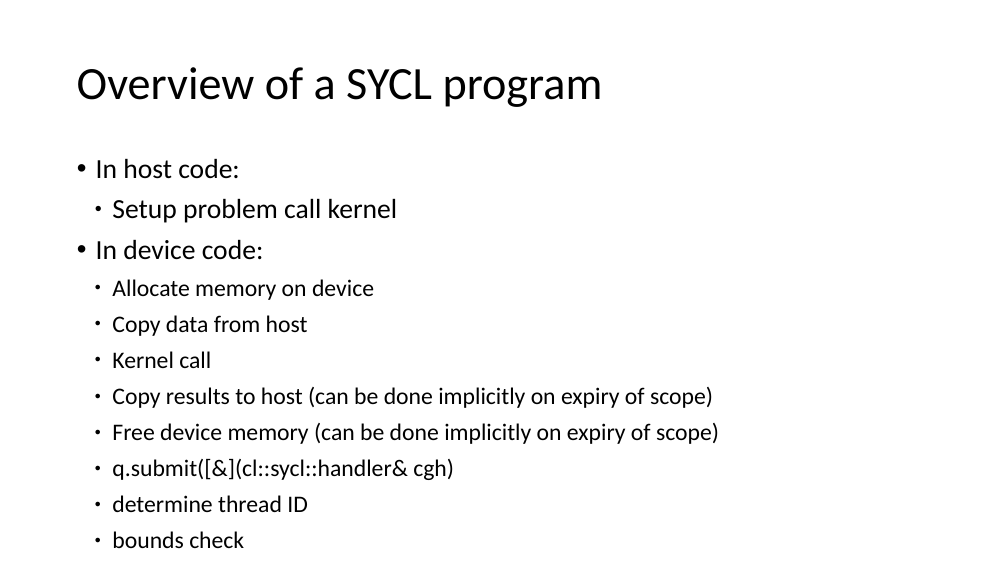
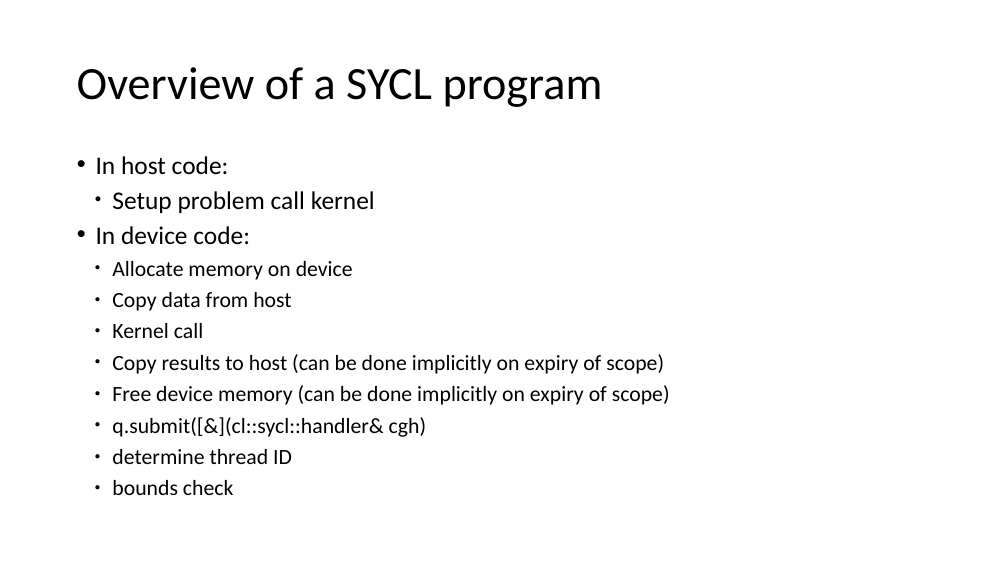
Before and after one commit to TeachingUndergradsCHC/modules, a slide deck: slide 6 of Programming/sycl/lecture_slides_pi.pptx. Drawn at 1008x567 pixels with LibreOffice and Linux fonts; fonts in the diff are those of the drawing. Boxes give left, top, right and bottom in pixels: in the first picture for what was removed or moved away, otherwise in the second. Text is boxed around its words. In the diff, an @@ line names an element or a change of style, - is before the commit and + after.

```diff
--- a/Programming/sycl/lecture_slides_pi.pptx
+++ b/Programming/sycl/lecture_slides_pi.pptx
@@ text "In host code:" at [96,156,670,495]: size 26.3 to 24.2 pt in "In host code:", "Setup problem call kernel", "In device code:"; size 22.6 to 20.8 pt in "Allocate memory on device", "Copy data from host", "Kernel call", "Copy results to host (can be done ..." and 4 more places; line spacing 0.9 to 0.8 @@
```
Also in this commit, not shown: 5 other slides changed, 2 other files.
